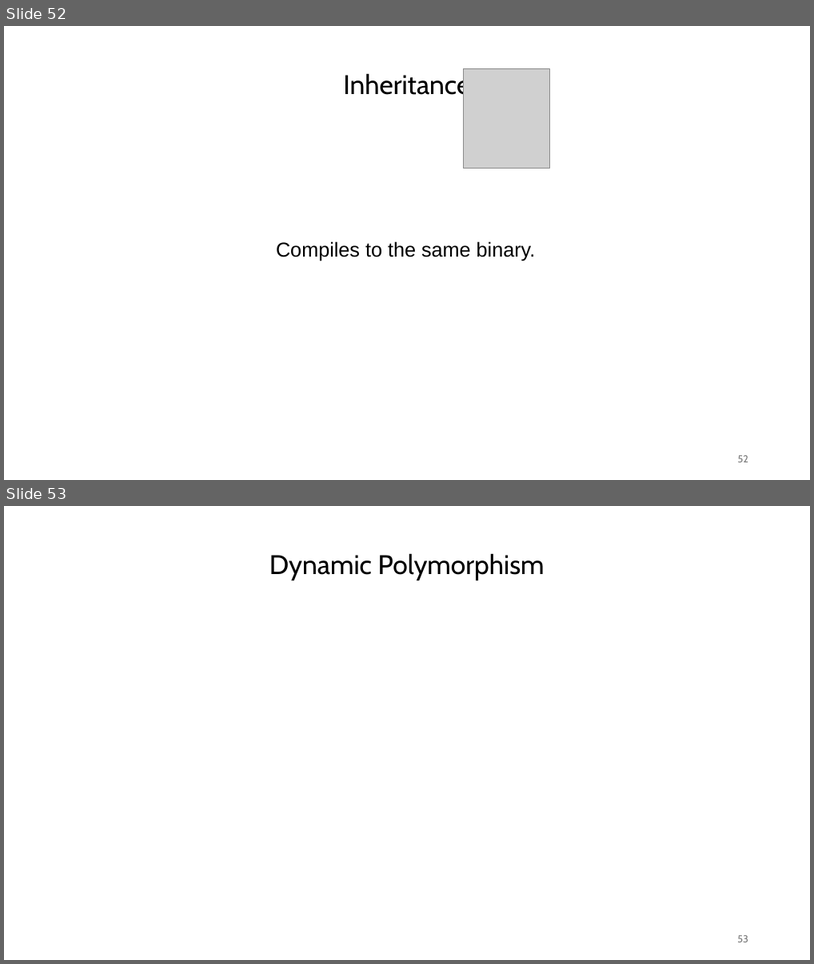
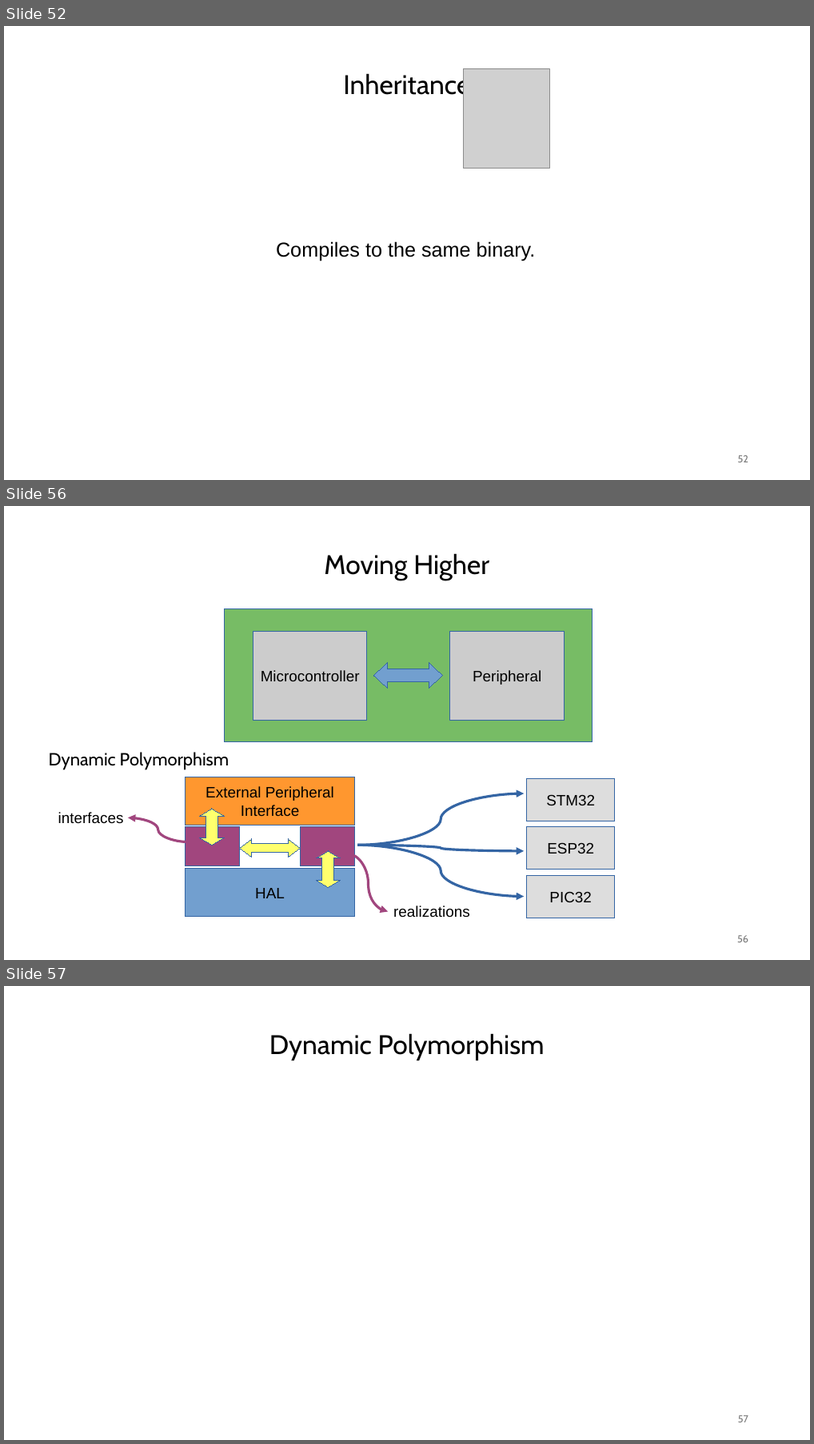
Before and after one commit to janos32783/cppcon_2024_cost_cpp_abstractions, a slide deck: presentation/cppcon.pptx. Shown one above the other, each under a label of ours: slides 52 and 53 before the commit, slides 52, 56 and 57 after it; the slides between them are not shown. The pictures are 814x964 and 814x1444 pixels, drawn with LibreOffice and Linux fonts; fonts in the diff are those of the drawing; grey boxes stand for pictures. Boxes give left, top, right and bottom in pixels: in the first picture for what was removed or moved away, otherwise in the second. Text is boxed around its words. In the diff, an @@ line names an element or a change of style, - is before the commit and + after.

Commit message:
working on polymorphism

```diff
--- a/presentation/cppcon.pptx
+++ b/presentation/cppcon.pptx
@@ slide 56 added at (x1=4, y1=506, x2=810, y2=960), background #FFFFFF @@
@@ text added at (x1=324, y1=553, x2=490, y2=580), 32 pt, text #000000 @@
+Moving Higher
@@ rectangle added at (x1=225, y1=609, x2=593, y2=742), fill #77BC65, outline #3465A4 0 pt @@
@@ rectangle added at (x1=254, y1=632, x2=367, y2=720), fill #CCCCCC, outline #3465A4 0 pt, 18 pt, text #000000 @@
+Microcontroller
@@ rectangle added at (x1=450, y1=632, x2=565, y2=720), fill #CCCCCC, outline #3465A4 0 pt, 18 pt, text #000000 @@
+Peripheral
@@ freeform shape added at (x1=374, y1=663, x2=442, y2=688), fill #729FCF, outline #3465A4 0 pt @@
@@ text added at (x1=49, y1=752, x2=230, y2=770), 21 pt, text #000000 @@
+Dynamic Polymorphism
@@ rectangle added at (x1=186, y1=777, x2=355, y2=825), fill #FF972F, outline #3465A4 0 pt, 18 pt, text #000000 @@
+External Peripheral Interface
@@ curved arrow added from (358, 844) to (524, 793), #3465A4 3 pt @@
@@ rectangle added at (x1=527, y1=778, x2=615, y2=820), fill #DDDDDD, outline #3465A4 0 pt, 18 pt, text #000000 @@
+STM32
@@ text added at (x1=58, y1=812, x2=124, y2=824), 18 pt, text #000000 @@
+interfaces
@@ curved arrow added from (189, 842) to (128, 817), #A1467E 3 pt @@
@@ freeform shape added at (x1=200, y1=808, x2=224, y2=844), fill #FFFF6D, outline #3465A4 0 pt @@
@@ rectangle added at (x1=186, y1=827, x2=240, y2=866), fill #A1467E, outline #3465A4 0 pt @@
@@ freeform shape added at (x1=240, y1=839, x2=301, y2=857), fill #FFFF6D, outline #3465A4 0 pt @@
@@ rectangle added at (x1=301, y1=827, x2=355, y2=866), fill #A1467E, outline #3465A4 0 pt @@
@@ rectangle added at (x1=527, y1=827, x2=615, y2=869), fill #DDDDDD, outline #3465A4 0 pt, 18 pt, text #000000 @@
+ESP32
@@ freeform shape added at (x1=316, y1=851, x2=340, y2=887), fill #FFFF6D, outline #3465A4 0 pt @@
@@ curved arrow added from (349, 854) to (388, 912), #A1467E 3 pt @@
@@ curved arrow added from (358, 844) to (524, 851), #3465A4 3 pt @@
@@ curved arrow added from (358, 844) to (524, 896), #3465A4 3 pt @@
@@ rectangle added at (x1=186, y1=868, x2=355, y2=916), fill #729FCF, outline #3465A4 0 pt, 18 pt, text #000000 @@
+HAL
@@ rectangle added at (x1=527, y1=875, x2=615, y2=917), fill #DDDDDD, outline #3465A4 0 pt, 18 pt, text #000000 @@
+PIC32
@@ text added at (x1=394, y1=905, x2=470, y2=917), 18 pt, text #000000 @@
+realizations
@@ page number added at (x1=738, y1=935, x2=749, y2=942), 12 pt, text #787878 @@
+56
@@ what was slide 53 is now slide 57 @@
@@ page number at (x1=738, y1=1415, x2=749, y2=1422): text changed @@
-53
+57
```
Also in this commit, not shown: 3 other slides added, 3 other files.
